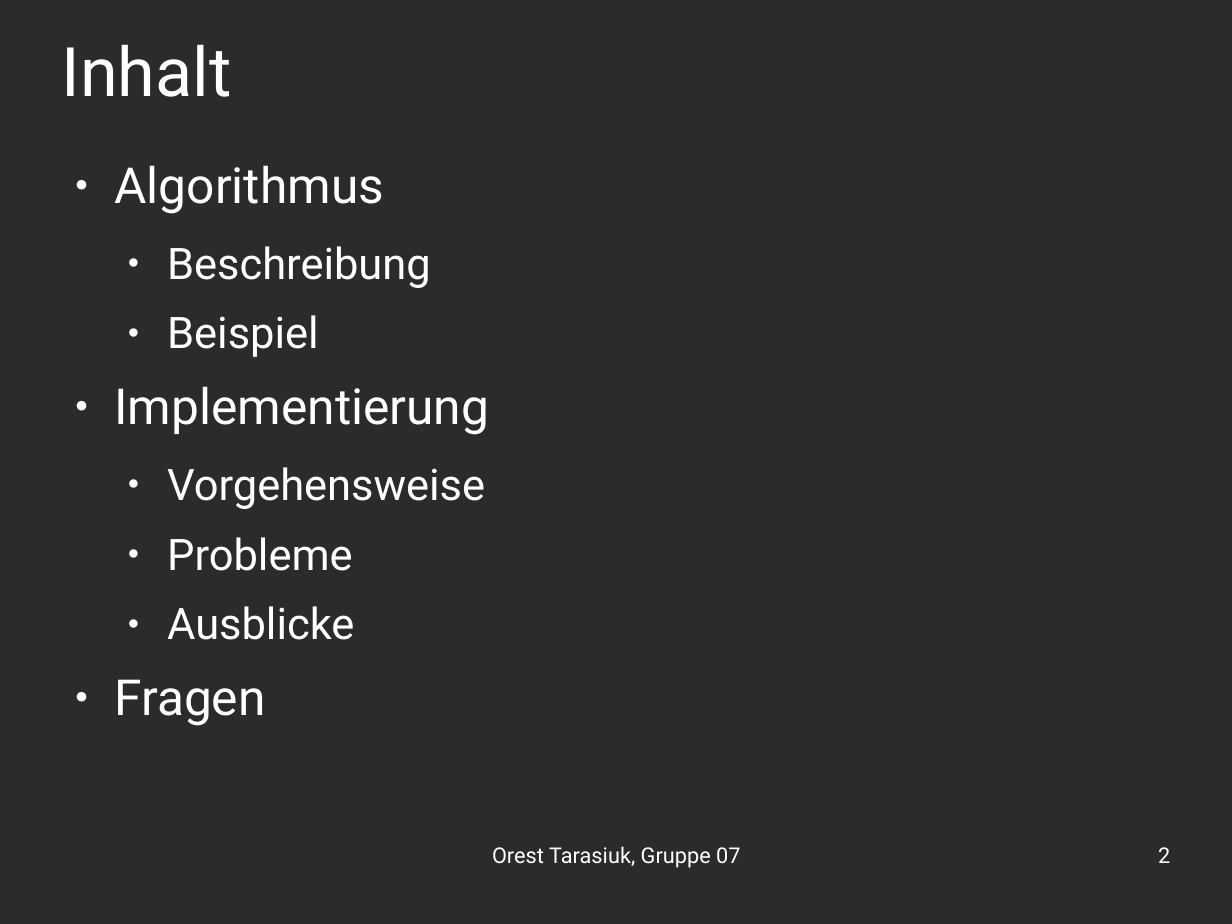
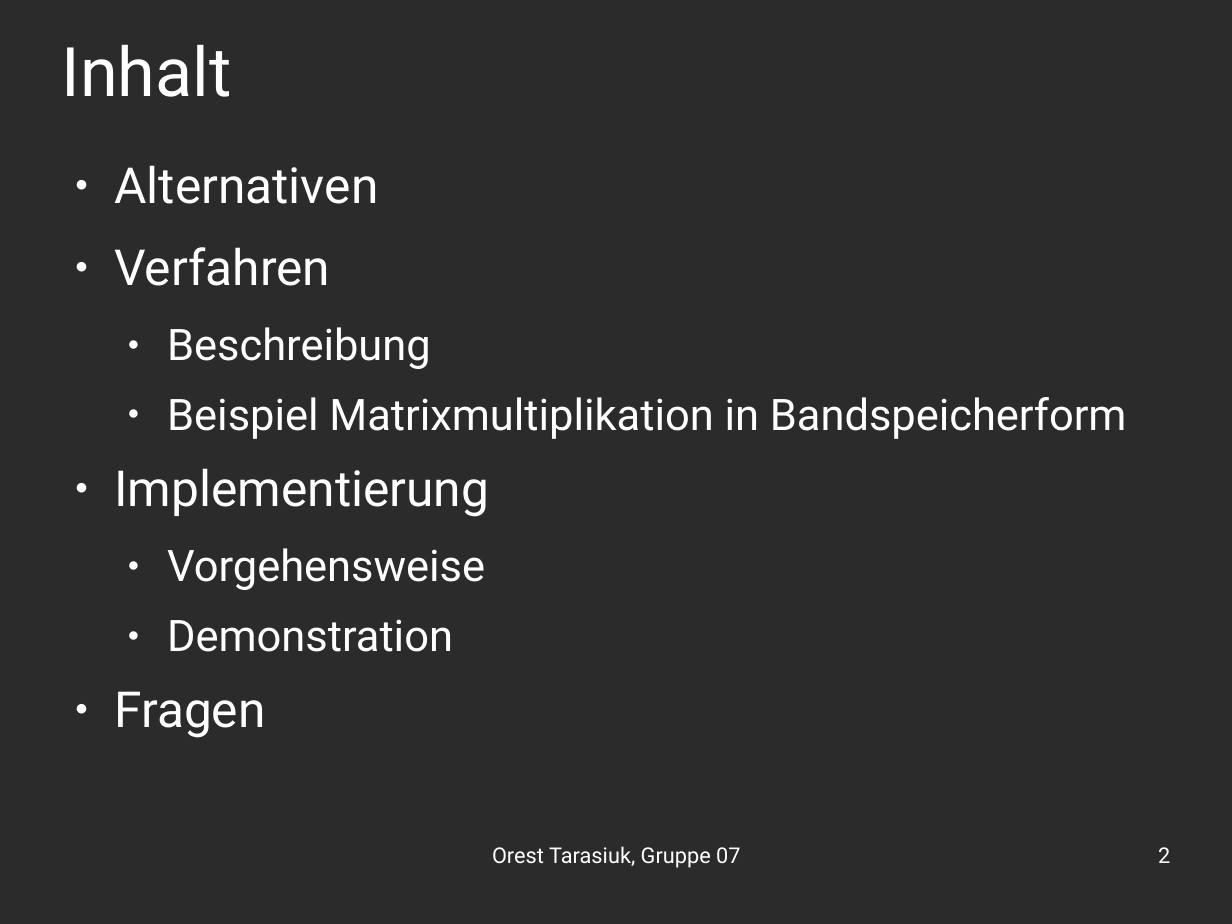
Before and after one commit to OrestTa/etip, a slide deck: slide 2 of Projekt2/Vortrag/vortrag2.odp. Drawn at 1232x924 pixels with LibreOffice and Linux fonts; fonts in the diff are those of the drawing; background and template pictures are left out; a plain dark background stands for a picture behind light text. Boxes give left, top, right and bottom in pixels: in the first picture for what was removed or moved away, otherwise in the second. Text is boxed around its words. In the diff, an @@ line names an element or a change of style, - is before the commit and + after.

Commit message:
v2 uploaded

```diff
--- a/Projekt2/Vortrag/vortrag2.odp
+++ b/Projekt2/Vortrag/vortrag2.odp
@@ text at [114,165,378,286]: text changed @@
-● Algorithmus
+● Alternativen
+● Verfahren
@@ text at [167,397,1127,439]: text changed @@
-  ● Beispiel
+  ● Beispiel Matrixmultiplikation in Bandspeicherform
@@ text at [167,619,453,652]: text changed @@
-  ● Probleme
-  ● Ausblicke
+  ● Demonstration
```
Also in this commit, not shown: 3 other slides changed, 8 slides added, 16 slides removed.
